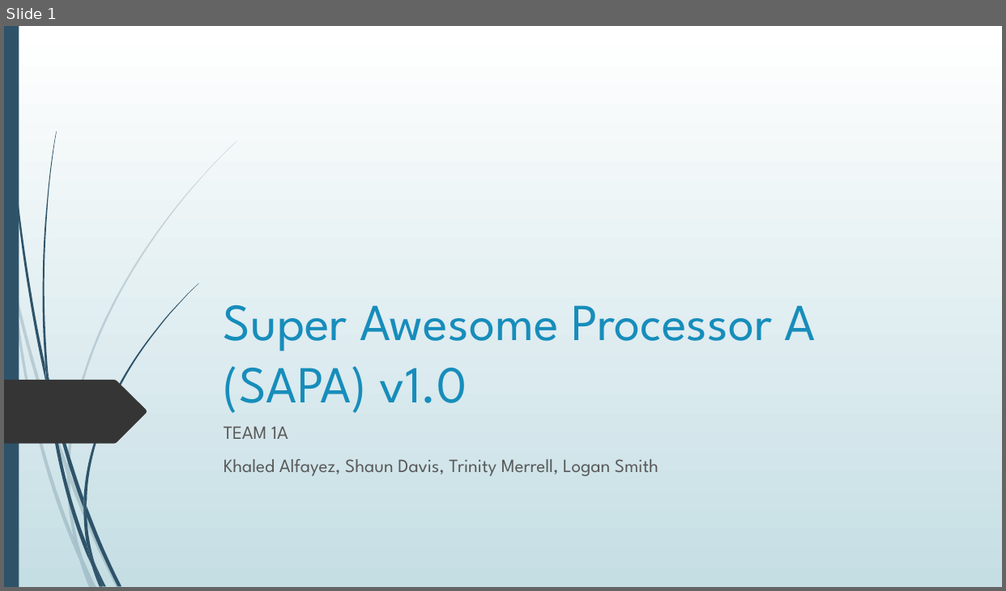
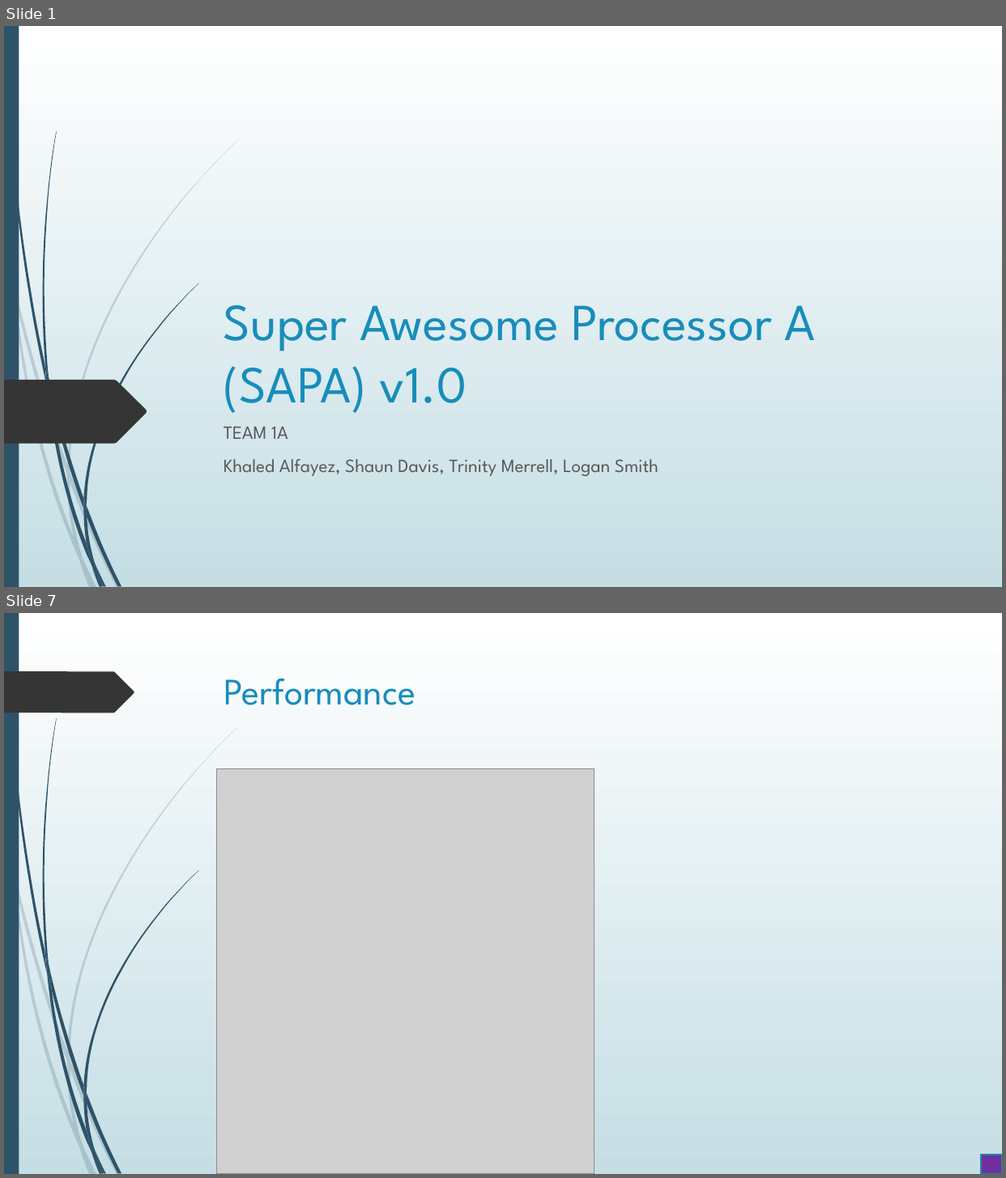
Before and after one commit to merreltc/16-Bit-Processor, a slide deck: FinalReport/FinalPresentation-Working.pptx. Shown one above the other, each under a label of ours: slide 1 before the commit, slides 1 and 7 after it; the slides between them are not shown. The pictures are 1006x591 and 1006x1178 pixels, drawn with LibreOffice and Linux fonts; fonts in the diff are those of the drawing; grey boxes stand for pictures. Boxes give left, top, right and bottom in pixels: in the first picture for what was removed or moved away, otherwise in the second. Text is boxed around its words. In the diff, an @@ line names an element or a change of style, - is before the commit and + after.

```diff
--- a/FinalReport/FinalPresentation-Working.pptx
+++ b/FinalReport/FinalPresentation-Working.pptx
@@ slide 7 added at (x1=4, y1=613, x2=1002, y2=1174), background gradient #FFFFFF to #C5DEE5; not listed: 23 template elements that a slide beside it also shows @@
@@ freeform shape added at (x1=4, y1=671, x2=134, y2=713), fill #353535 @@
@@ title added at (x1=224, y1=678, x2=415, y2=705), 36 pt, text #178DBB @@
+Performance
@@ picture added at (x1=216, y1=769, x2=594, y2=1174) @@
@@ rectangle added at (x1=981, y1=1155, x2=1002, y2=1174), fill #7030A0, outline #2485AA 1.25 pt @@
```
Also in this commit, not shown: 5 slides changed, 5 other slides added.
